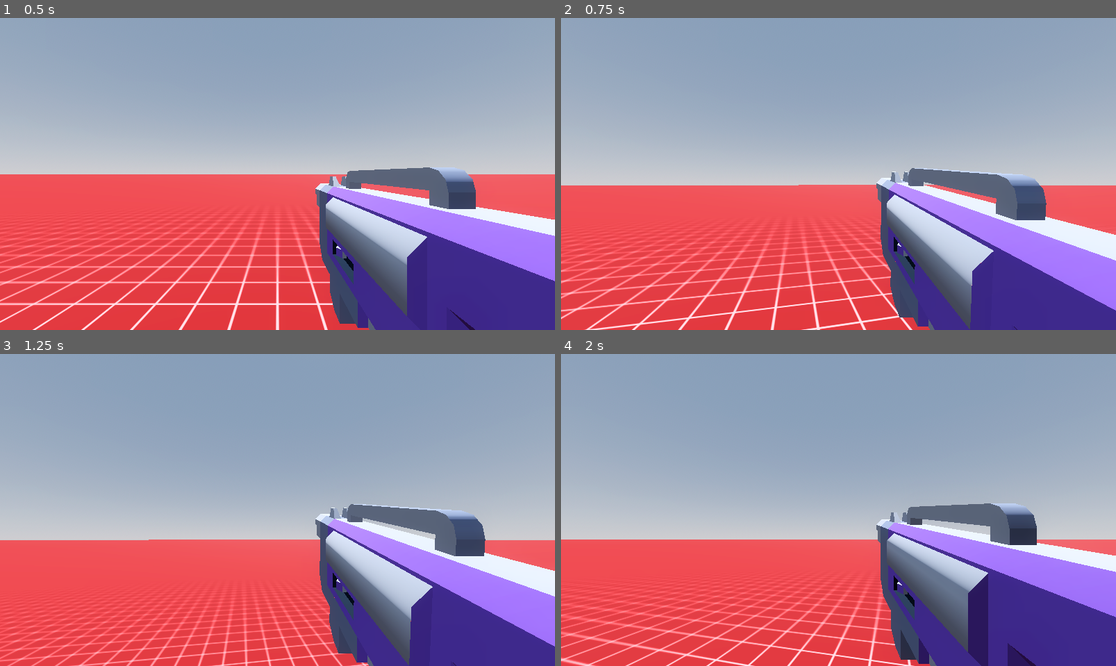
Above: before the commit, frames 1-4 (two rows, left to right).
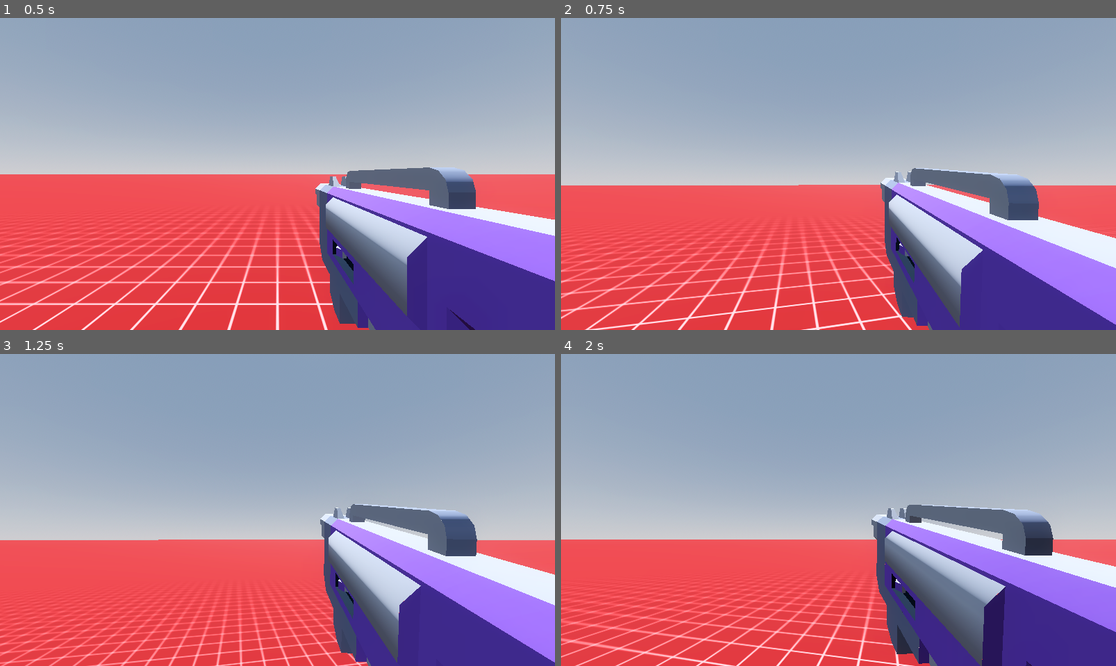
Above: after the commit, the same moments.

Repository: beanarchystudios/immersive
Game: Godot game, scene res://Scenes/Maps/playground.tscn
Two runs of this game, one before a commit and one after it. Both use one fixed random seed, a clock stepped at 60 frames per second and the inputs below.
Inputs (mouse positions are in pixels of both pictures, inside the frame that each line leads up to):
- Up to frame 1 (0.5 s): no input
- Up to frame 2 (0.75 s): tap Enter at 0.5 s; move the mouse to (866, 174) at 0.52 s; press the mouse at (866, 174) at 0.53 s; hold W (move_up) from 0.53 s (still down)
- Up to frame 3 (1.25 s): keep holding W (move_up); tap Space (jump) at 0.77 s; right-click (305, 510) at 0.8 s
- Up to frame 4 (2 s): keep holding W (move_up); move the mouse to (810, 510) at 1.27 s; release the mouse at (810, 510) at 1.28 s; right-click (810, 510) at 1.35 s; tap Space (jump) at 1.52 s; click (810, 510) at 1.55 s

Frame 1 is identical in both runs. In frame 2, 4.1% of the frame differs, in the area x 0-100%, y 48-100%; in frame 3, 8.0%; in frame 4, 11%, in the area x 0-100%, y 47-100%.

Commit message:
Added Weapon Sway & Added Blaster Resources

Diff:
--- /dev/null
+++ b/Assets/Resources/Blasters/Kenney/blasterA.tres
@@ -0,0 +1,16 @@
+[gd_resource type="Resource" script_class="Blaster" load_steps=3 format=3 uid="uid://derwbaetcperc"]
+
+[ext_resource type="Script" path="res://Scripts/Resources/blaster.gd" id="1_gr582"]
+[ext_resource type="PackedScene" uid="uid://cegf51gm28qv0" path="res://Assets/Models/Blasters/Kenney/blasterA.glb" id="2_2ei2j"]
+
+[resource]
+script = ExtResource("1_gr582")
+model = ExtResource("2_2ei2j")
+base_offset = Vector3(0.2, -0.2, -0.4)
+ads_offset = Vector3(0, -0.2, -0.4)
+can_shoot = true
+can_ads = true
+fire_rate = 0.075
+recoil = 0.015
+damage = 20.0
+metadata/_custom_type_script = ExtResource("1_gr582")
--- a/Scenes/Player/Abilities/shoot.tscn
+++ b/Scenes/Player/Abilities/shoot.tscn
@@ -1,23 +1,6 @@
-[gd_scene load_steps=19 format=3 uid="uid://cxv515csr63hw"]
+[gd_scene load_steps=2 format=3 uid="uid://cxv515csr63hw"]
 
 [ext_resource type="Script" path="res://Scripts/Player/Abilities/shoot.gd" id="1_7mmsb"]
-[ext_resource type="PackedScene" uid="uid://cegf51gm28qv0" path="res://Assets/Blasters/Kenney/blasterA.glb" id="2_er632"]
-[ext_resource type="PackedScene" uid="uid://j4fyx0qmv2au" path="res://Assets/Blasters/Kenney/blasterB.glb" id="3_q6gju"]
-[ext_resource type="PackedScene" uid="uid://xsaohcalat7f" path="res://Assets/Blasters/Kenney/blasterC.glb" id="4_78qio"]
-[ext_resource type="PackedScene" uid="uid://dg0in40fpcxyg" path="res://Assets/Blasters/Kenney/blasterD.glb" id="5_wgron"]
-[ext_resource type="PackedScene" uid="uid://b1jkmag46db8l" path="res://Assets/Blasters/Kenney/blasterE.glb" id="6_6lfe5"]
-[ext_resource type="PackedScene" uid="uid://bj1a455f06kcj" path="res://Assets/Blasters/Kenney/blasterF.glb" id="7_4nseb"]
-[ext_resource type="PackedScene" uid="uid://dx2aixect2nj1" path="res://Assets/Blasters/Kenney/blasterG.glb" id="8_wnfcf"]
-[ext_resource type="PackedScene" uid="uid://cjcr3t87jfqro" path="res://Assets/Blasters/Kenney/blasterI.glb" id="9_40mx1"]
-[ext_resource type="PackedScene" uid="uid://ccwmclpkttrqu" path="res://Assets/Blasters/Kenney/blasterJ.glb" id="10_xyssy"]
-[ext_resource type="PackedScene" uid="uid://tomy1wb2chr4" path="res://Assets/Blasters/Kenney/blasterK.glb" id="11_k2751"]
-[ext_resource type="PackedScene" uid="uid://uuq7anyase0q" path="res://Assets/Blasters/Kenney/blasterL.glb" id="12_1vv1k"]
-[ext_resource type="PackedScene" uid="uid://dl3f2pm7hvho7" path="res://Assets/Blasters/Kenney/blasterM.glb" id="13_05vjx"]
-[ext_resource type="PackedScene" uid="uid://cwowxm7d4mg0u" path="res://Assets/Blasters/Kenney/blasterN.glb" id="14_ilkpa"]
-[ext_resource type="PackedScene" uid="uid://c57nnhcf2b6qw" path="res://Assets/Blasters/Kenney/blasterO.glb" id="15_mdta0"]
-[ext_resource type="PackedScene" uid="uid://x4ofmcse0v4l" path="res://Assets/Blasters/Kenney/blasterQ.glb" id="16_g2tdp"]
-[ext_resource type="PackedScene" uid="uid://vf3ibdjcm2fj" path="res://Assets/Blasters/Kenney/blasterR.glb" id="17_6y3o0"]
-[ext_resource type="Script" path="res://Scripts/Player/Abilities/blaster_preloader.gd" id="18_q6gju"]
 
 [node name="Shoot" type="RayCast3D"]
 target_position = Vector3(0, 0, -50)
@@ -28,9 +11,5 @@
 wait_time = 0.075
 one_shot = true
 
-[node name="BlasterPreloader" type="ResourcePreloader" parent="."]
-resources = [PackedStringArray("blasterA", "blasterB", "blasterC", "blasterD", "blasterE", "blasterF", "blasterG", "blasterI", "blasterJ", "blasterK", "blasterL", "blasterM", "blasterN", "blasterO", "blasterQ", "blasterR"), [ExtResource("2_er632"), ExtResource("3_q6gju"), ExtResource("4_78qio"), ExtResource("5_wgron"), ExtResource("6_6lfe5"), ExtResource("7_4nseb"), ExtResource("8_wnfcf"), ExtResource("9_40mx1"), ExtResource("10_xyssy"), ExtResource("11_k2751"), ExtResource("12_1vv1k"), ExtResource("13_05vjx"), ExtResource("14_ilkpa"), ExtResource("15_mdta0"), ExtResource("16_g2tdp"), ExtResource("17_6y3o0")]]
-script = ExtResource("18_q6gju")
-
 [node name="Handle" type="Marker3D" parent="."]
 transform = Transform3D(1, 0, 0, 0, 1, 0, 0, 0, 1, 0.002, -0.002, -0.004)
--- a/Scripts/Player/Abilities/shoot.gd
+++ b/Scripts/Player/Abilities/shoot.gd
@@ -1,12 +1,20 @@
 extends RayCast3D
 
 const CLIP_SCALE = 0.05
+const ADS_TRANSITION_TIME = 0.15
 
 @onready var fire_rate_timer: Timer = $FireRateTimer
-@onready var blaster_preloader: ResourcePreloader = $BlasterPreloader
 @onready var handle: Marker3D = $Handle
 
-@export var blaster_offset := Vector3(0.2, -0.2, -0.4)
+@export var blaster_resources: Array[Blaster] = [
+	preload("res://Assets/Resources/Blasters/Kenney/blasterA.tres")
+]
+
+@export_group("Sway")
+@export_range(0.5, 10.0, 0.1) var sway_lerp := 5.0
+@export_range(0.5, 10.0, 0.1) var sway_threshold := 5.0
+@export_range(0.01, 1.0, 0.01) var sway_amount := 0.1
+
 
 var current_blaster := 0:
 	set(value):
@@ -14,38 +22,76 @@
 		change_blaster(current_blaster)
 
 var blaster_node: Node3D = null
+var blaster_resource: Blaster = null
+
+var ads := false
+var mouse_mov := Vector2.ZERO
+
+func _input(event: InputEvent) -> void:
+	if event.is_action("ads"):
+		ads = event.is_pressed()
+		if ads:
+			enter_ads()
+		else:
+			leave_ads()
+	elif event is InputEventMouseMotion and Input.get_mouse_mode() == Input.MOUSE_MODE_CAPTURED:
+		mouse_mov = -event.relative
 
 # Called when the node enters the scene tree for the first time.
 func _ready() -> void:
 	current_blaster = 0
 
 func _physics_process(delta: float) -> void:
-	if Input.is_action_pressed("shoot") and fire_rate_timer.is_stopped() and blaster_node:
+	sway_blaster(delta)
+
+	if Input.is_action_pressed("shoot") and fire_rate_timer.is_stopped() and blaster_node and blaster_resource and blaster_resource.can_shoot:
 		print(shoot())
 
+# Sway the blaster based on mouse movement.
+func sway_blaster(delta: float) -> void:
+	if not mouse_mov.is_zero_approx() and blaster_node:
+		if not is_zero_approx(mouse_mov.x):
+			if mouse_mov.x < -sway_threshold: # Sway left.
+				blaster_node.rotation = blaster_node.rotation.lerp(Vector3.DOWN * sway_amount, delta * sway_lerp)
+			elif mouse_mov.x > sway_threshold: # Sway right.
+				blaster_node.rotation = blaster_node.rotation.lerp(Vector3.UP * sway_amount, delta * sway_lerp)
+			else: # Return to normal.
+				blaster_node.rotation = blaster_node.rotation.lerp(Vector3.ZERO, delta * sway_lerp)
+		if not is_zero_approx(mouse_mov.y):
+			if mouse_mov.y < -sway_threshold: # Sway down.
+				blaster_node.rotation = blaster_node.rotation.lerp(Vector3.LEFT * sway_amount, delta * sway_lerp)
+			elif mouse_mov.y > sway_threshold: # Sway up.
+				blaster_node.rotation = blaster_node.rotation.lerp(Vector3.RIGHT * sway_amount, delta * sway_lerp)
+			else: # Return to normal.
+				blaster_node.rotation = blaster_node.rotation.lerp(Vector3.ZERO, delta * sway_lerp)
+
 func change_blaster(new_blaster: int) -> void:
-	var blaster: Node3D = blaster_preloader.load_blaster(new_blaster).instantiate() as Node3D
+	if blaster_resources.size() < new_blaster: return
+	blaster_resource = blaster_resources[new_blaster]
+
+	var blaster: Node3D = blaster_resource.model.instantiate() as Node3D
 	var blaster_mesh_instance: MeshInstance3D = blaster.get_child(0) as MeshInstance3D
 
 	# Scale down blaster to stop clipping.
-	handle.position = blaster_offset * CLIP_SCALE
+	handle.position = blaster_resource.base_offset * CLIP_SCALE
 	blaster.scale = Vector3.ONE * CLIP_SCALE
 
 	# Flip blaster.
-	blaster.rotation_degrees.y = 180
+	handle.rotation_degrees.y = 180
 
 	# Stop blaster from casting shadows.
 	blaster_mesh_instance.cast_shadow = GeometryInstance3D.SHADOW_CASTING_SETTING_OFF
 
 	handle.add_child(blaster)
+	blaster_node = blaster
 
-	blaster_node = blaster
+	fire_rate_timer.wait_time = blaster_resource.fire_rate
 
 func shoot() -> Node3D:
 	fire_rate_timer.start()
 
-	owner.rotation.y += randf_range(-0.015, 0.015)
-	owner.pivot.rotation.x += 0.015
+	owner.rotation.y += randf_range(-blaster_resource.recoil / 2, blaster_resource.recoil / 2)
+	owner.pivot.rotation.x += blaster_resource.recoil
 
 	var rot_tween := get_tree().create_tween()
 	blaster_node.rotation.x = -0.1
@@ -55,3 +101,15 @@
 	if is_colliding():
 		collider = get_collider()
 	return collider
+
+func enter_ads() -> void:
+	var ads_tween := get_tree().create_tween()
+	ads_tween.set_ease(Tween.EASE_IN_OUT)
+	ads_tween.set_trans(Tween.TRANS_QUAD)
+	ads_tween.tween_property(handle, "position", blaster_resource.ads_offset * CLIP_SCALE, ADS_TRANSITION_TIME)
+
+func leave_ads() -> void:
+	var ads_tween := get_tree().create_tween()
+	ads_tween.set_ease(Tween.EASE_IN_OUT)
+	ads_tween.set_trans(Tween.TRANS_QUAD)
+	ads_tween.tween_property(handle, "position", blaster_resource.base_offset * CLIP_SCALE, ADS_TRANSITION_TIME)
--- /dev/null
+++ b/Scripts/Resources/blaster.gd
@@ -0,0 +1,30 @@
+## Provides options for blasters.
+class_name Blaster extends Resource
+
+## The model for the blaster to use.
+@export var model: PackedScene = preload("res://Assets/Models/Blasters/Kenney/blasterA.glb")
+## The base offset for the model to be at.
+@export var base_offset := Vector3(0.2, -0.2, -0.4)
+## The offset for the model while ADS is enabled.
+@export var ads_offset := Vector3(0.0, -0.2, -0.4)
+
+## If true, this blaster can be shot. Otherwise, it cannot shoot. Useful for things such as flags.
+@export var can_shoot := true
+
+## If true, this blaster can enter aiming down sights. Otherwise, it cannot enter ADS.
+@export var can_ads := true
+
+## The time between shots for the blaster.
+@export var fire_rate := 0.075
+## The amount of recoil when the blaster is shot.
+@export var recoil := 0.015
+## The amount of damage done to the other player when they are shot.
+@export var damage := 20.0
+
+func _init(p_model: PackedScene = preload("res://Assets/Models/Blasters/Kenney/blasterA.glb"), p_base_offset := Vector3(0.2, -0.2, -0.4), p_ads_offset := Vector3(0.0, -0.2, -0.4), p_fire_rate := 0.075, p_recoil := 0.015, p_damage := 20.0) -> void:
+	model = p_model
+	base_offset = p_base_offset
+	ads_offset = p_ads_offset
+	fire_rate = p_fire_rate
+	recoil = p_recoil
+	damage = p_damage
--- a/project.godot
+++ b/project.godot
@@ -67,6 +67,12 @@
 "events": [Object(InputEventMouseButton,"resource_local_to_scene":false,"resource_name":"","device":-3,"window_id":0,"a …(253 unchanged characters)…
 ]
 }
+ads={
+"deadzone": 0.2,
+"events": [Object(InputEventMouseButton,"resource_local_to_scene":false,"resource_name":"","device":-3,"window_id":0,"alt_pressed":false,"shift_pressed":false,"ctrl_pressed":false,"meta_pressed":false,"button_mask":0,"position":Vector2(0, 0),"global_position":Vector2(0, 0),"factor":1.0,"button_index":2,"canceled":false,"pressed":false,"double_click":false,"script":null)
+, Object(InputEventKey,"resource_local_to_scene":false,"resource_name":"","device":-3,"window_id":0,"alt_pressed":false,"shift_pressed":false,"ctrl_pressed":false,"meta_pressed":false,"pressed":false,"keycode":0,"physical_keycode":70,"key_label":0,"unicode":102,"location":0,"echo":false,"script":null)
+]
+}
 
 [rendering]
 
Renamed: Assets/Blasters/Kenney/blasterA.glb -> Assets/Models/Blasters/Kenney/blasterA.glb
Not shown, changed: Assets/Models/Blasters/Kenney/blasterA.glb.import
Renamed: Assets/Blasters/Kenney/blasterB.glb -> Assets/Models/Blasters/Kenney/blasterB.glb
Not shown, changed: Assets/Models/Blasters/Kenney/blasterB.glb.import
Renamed: Assets/Blasters/Kenney/blasterC.glb -> Assets/Models/Blasters/Kenney/blasterC.glb
Not shown, changed: Assets/Models/Blasters/Kenney/blasterC.glb.import
Renamed: Assets/Blasters/Kenney/blasterD.glb -> Assets/Models/Blasters/Kenney/blasterD.glb
Not shown, changed: Assets/Models/Blasters/Kenney/blasterD.glb.import
Renamed: Assets/Blasters/Kenney/blasterE.glb -> Assets/Models/Blasters/Kenney/blasterE.glb
Not shown, changed: Assets/Models/Blasters/Kenney/blasterE.glb.import
Renamed: Assets/Blasters/Kenney/blasterF.glb -> Assets/Models/Blasters/Kenney/blasterF.glb
Not shown, changed: Assets/Models/Blasters/Kenney/blasterF.glb.import
(and 20 more such lines)
